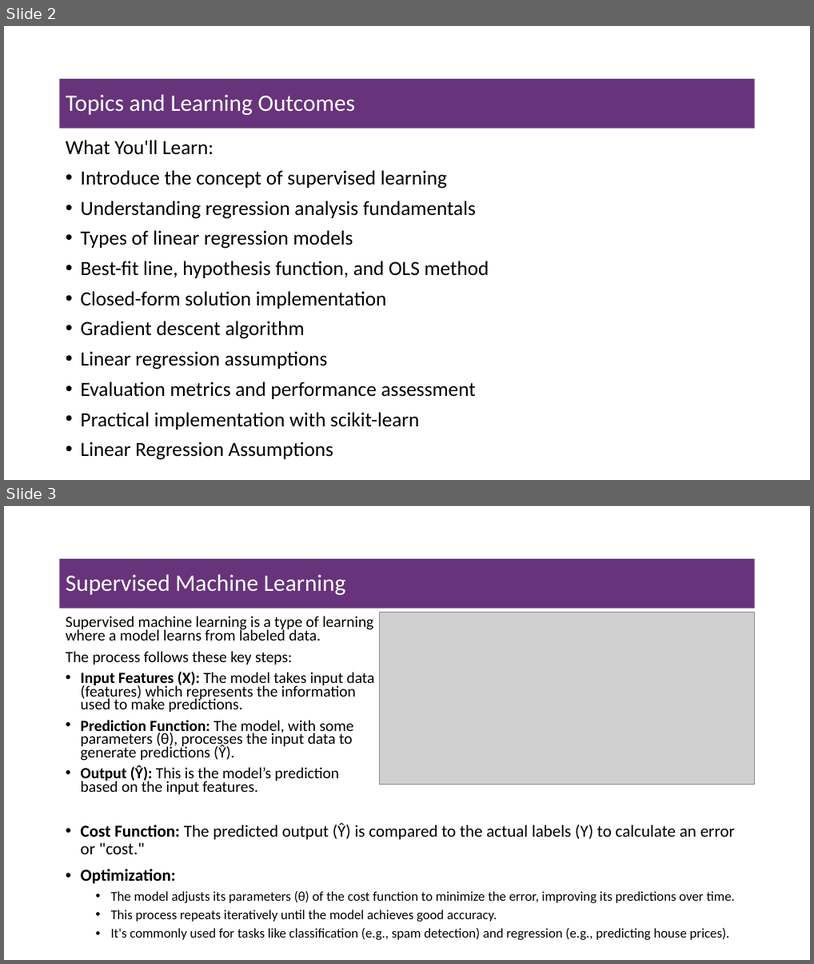
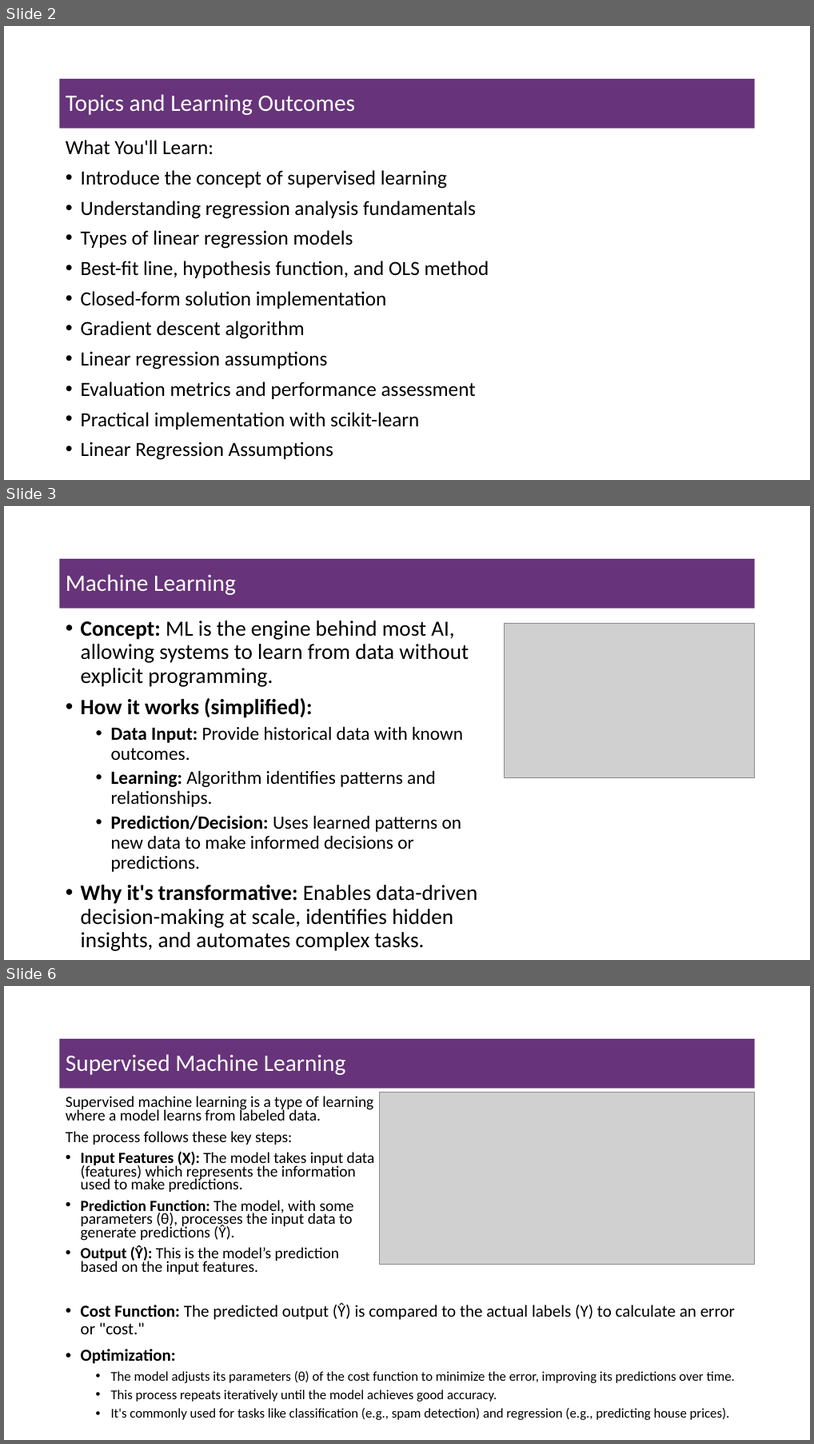
Before and after one commit to msfasha/307304-Data-Mining, a slide deck: 20243/Part 2-Regression/simple linear regression slides.pptx. Shown one above the other, each under a label of ours: slides 2 and 3 before the commit, slides 2, 3 and 6 after it; the slides between them are not shown. The pictures are 814x964 and 814x1444 pixels, drawn with LibreOffice and Linux fonts; fonts in the diff are those of the drawing; grey boxes stand for pictures; background and template pictures are left out. Boxes give left, top, right and bottom in pixels: in the first picture for what was removed or moved away, otherwise in the second. Text is boxed around its words. In the diff, an @@ line names an element or a change of style, - is before the commit and + after.

```diff
--- a/20243/Part 2-Regression/simple linear regression slides.pptx
+++ b/20243/Part 2-Regression/simple linear regression slides.pptx
@@ slide 3 added at (4,506,810,960), background #FFFFFF @@
@@ title added at (60,559,755,608), fill #67337A, 28 pt, text #FFFFFF @@
+Machine Learning
@@ text added at (81,620,478,951), 25.9 pt, text #000000 @@
+• Concept: ML is the engine behind most AI, allowing systems to learn from data without explicit programming.
+• How it works (simplified):
+  • Data Input: Provide historical data with known outcomes.
+  • Learning: Algorithm identifies patterns and relationships.
+  • Prediction/Decision: Uses learned patterns on new data to make informed decisions or predictions.
+• Why it's transformative: Enables data-driven decision-making at scale, identifies hidden insights, and automates complex tasks.
@@ picture added at (504,623,755,778) @@
@@ what was slide 3 is now slide 6 @@
```
Also in this commit, not shown: 2 other slides added, 2 other files.
